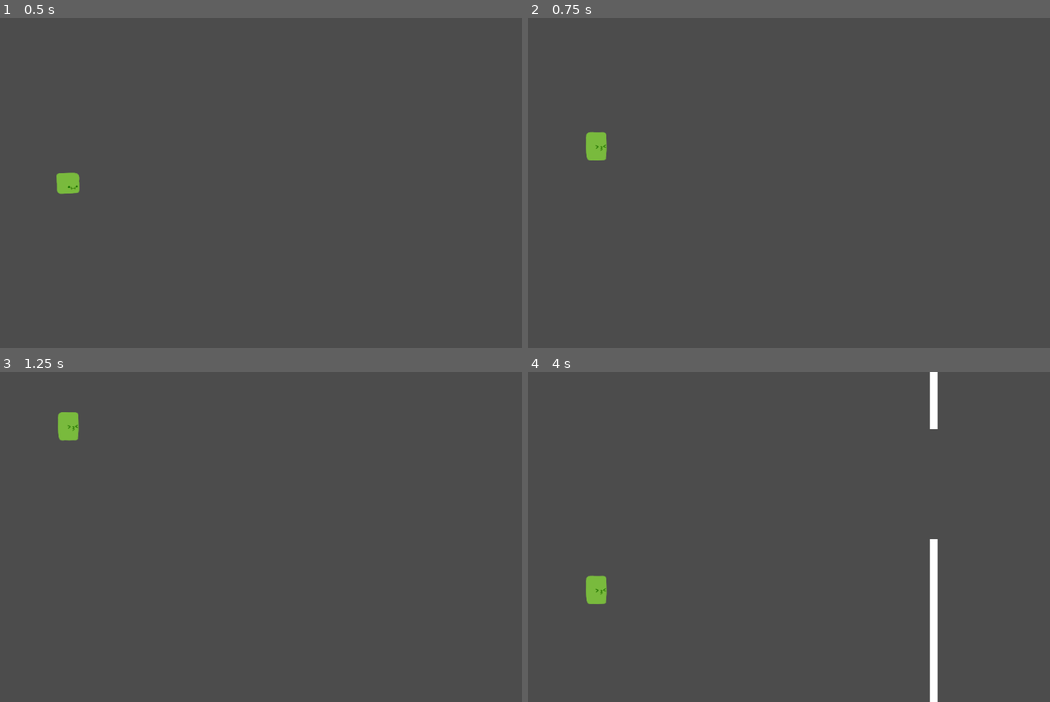
Above: before the commit, frames 1-4 (two rows, left to right).
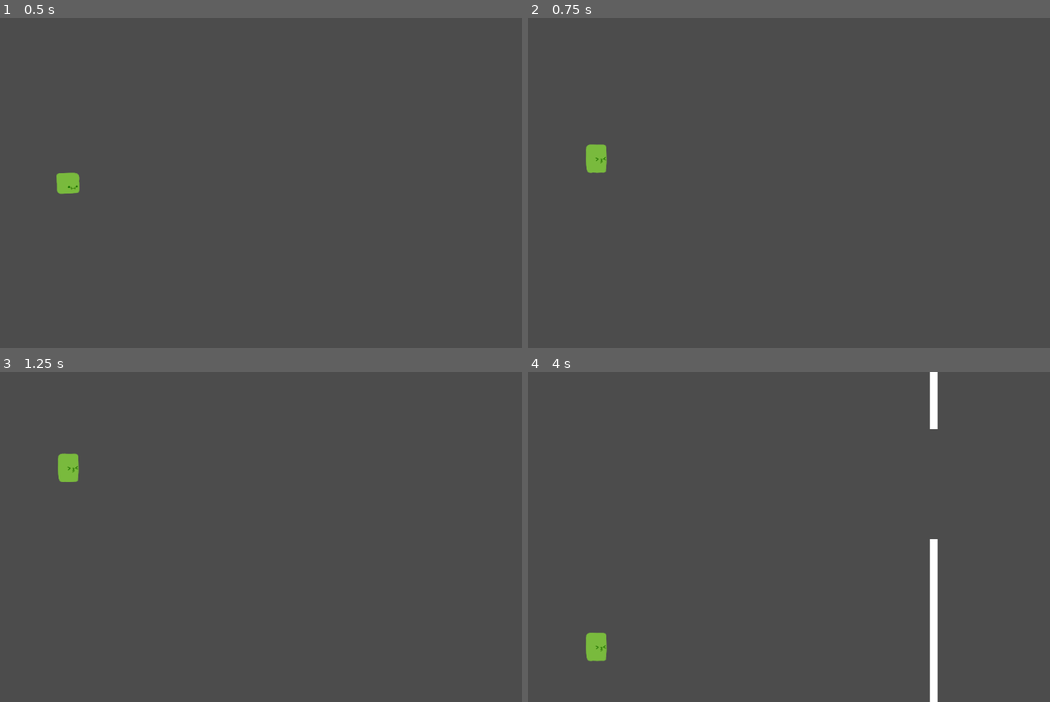
Above: after the commit, the same moments.

Repository: CoryParsnipson/bouncy-block
Game: Godot game, scene res://Main.tscn
Same seed, same stepped clock (60 frames per second), same inputs: the game is played once before the commit and once after it.
Inputs:
- Up to frame 1 (0.5 s): no input
- Up to frame 2 (0.75 s): tap Enter (ui_accept) at 0.5 s
- Up to frame 3 (1.25 s): tap Enter (ui_accept) at 0.77, 1.07 s
- Up to frame 4 (4 s): tap Enter (ui_accept) at 1.52, 1.82, 3.02, 3.32, 3.77 s

Frame 1 is identical in both runs. In frame 2, 0.3% of the frame differs, in the area x 11-16%, y 34-48%; in frame 3, 0.7%, in the area x 11-16%, y 12-34%; in frame 4, 0.7%.

Commit message:
Make jump acceleration slightly smaller (tighter max bounce height)

Diff:
--- a/Main.tscn
+++ b/Main.tscn
@@ -4,7 +4,7 @@
 [ext_resource path="res://Player.tscn" type="PackedScene" id=2]
 [ext_resource path="res://Barrier.tscn" type="PackedScene" id=3]
 
-[node name="Game" type="Node" index="0"]
+[node name="Game" type="Node"]
 
 script = ExtResource( 1 )
 barrier_speed = 7
@@ -13,6 +13,7 @@
 
 position = Vector2( 200, 300 )
 _sections_unfolded = [ "Transform" ]
+jump_accel = 120
 
 [node name="Barrier" parent="." index="1" instance=ExtResource( 3 )]
 
--- a/Player.gd
+++ b/Player.gd
@@ -3,7 +3,7 @@
 export var velocity = Vector2()
 export var acceleration = Vector2()
 
-export var jump_accel = 150
+export var jump_accel = 120
 export var gravity = Vector2(0, 30)
 
 export var disable_physics = false
--- a/Player.tscn
+++ b/Player.tscn
@@ -29,7 +29,7 @@
 custom_solver_bias = 0.0
 radius = 18.0634
 
-[node name="Player" type="KinematicBody2D"]
+[node name="Player" type="KinematicBody2D" index="0"]
 
 input_pickable = false
 collision_layer = 1
@@ -41,7 +41,7 @@
 }
 velocity = Vector2( 0, 0 )
 acceleration = Vector2( 0, 0 )
-jump_accel = 150
+jump_accel = 120
 gravity = Vector2( 0, 30 )
 disable_physics = false
 disable_input = false
Not shown, added: resource/bouncy-block-logo.png.import
